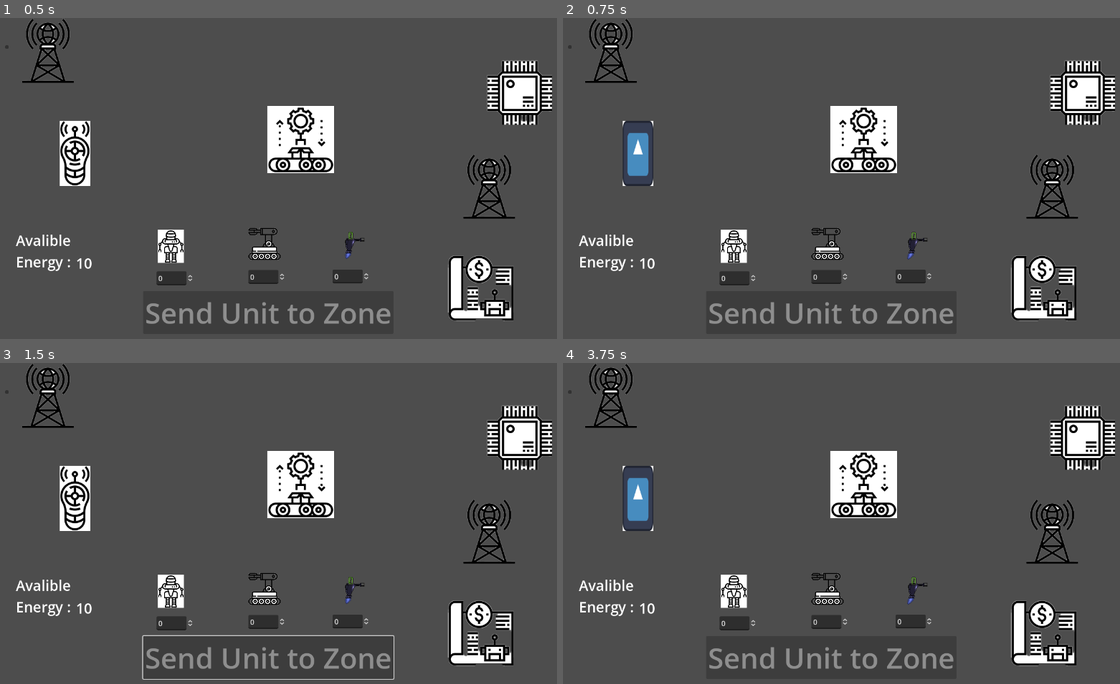
Above: before the commit, frames 1-4 (two rows, left to right).
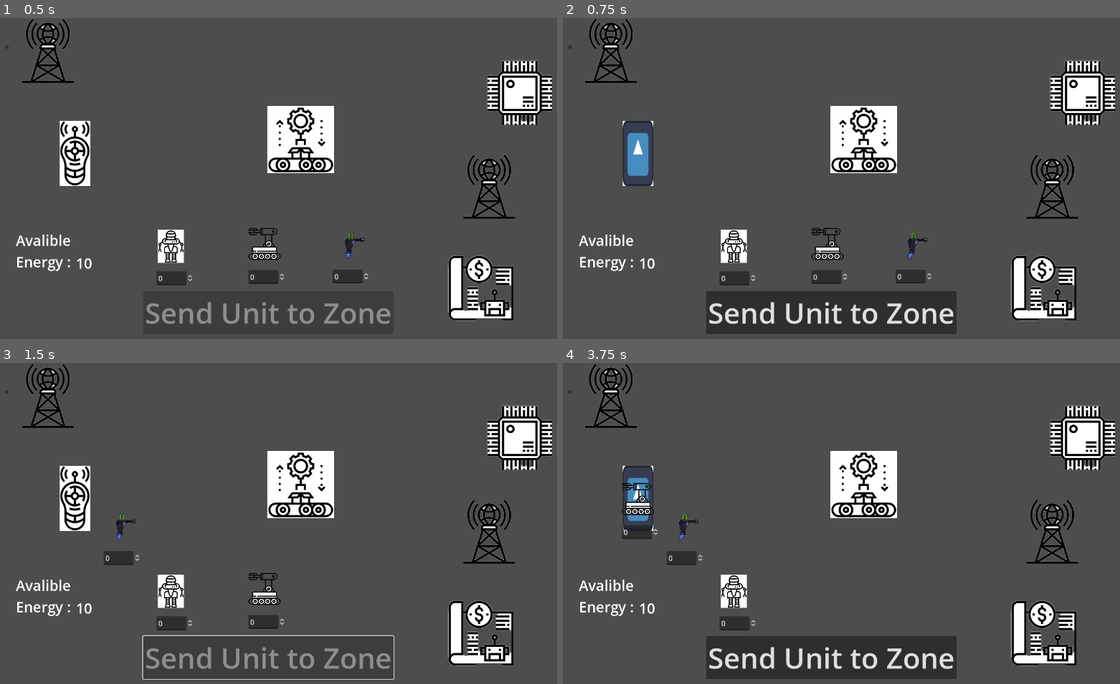
Above: after the commit, the same moments.

Repository: azzilian/CyberFrontLines
Game: Godot game, scene res://Scenes/HUD/fields/BattleZone.tscn
Same seed, same stepped clock (60 frames per second), same inputs: the game is played once before the commit and once after it. This scene is started directly instead of the project's main scene. The engine's default icon, where the game draws it, is replaced by a stand-in: a white triangle on a blue panel in a dark square.
Inputs (mouse positions are in pixels of both pictures, inside the frame that each line leads up to):
- Up to frame 1 (0.5 s): no input
- Up to frame 2 (0.75 s): click (635, 152) at 0.52 s
- Up to frame 3 (1.5 s): click (267, 658) at 1.25 s, where only the run after the commit has a clickable "Send Unit to Zone"
- Up to frame 4 (3.75 s): click (635, 497) at 2.02 s; click (830, 658) at 2.75 s, where only the run after the commit has a clickable "Send Unit to Zone"; click (635, 497) at 3.52 s

Frame 1 is identical in both runs. In frame 2, 1.0% of the frame differs, in the area x 26-71%, y 88-96%; in frame 3, 0.6%; in frame 4, 2.6%, in the area x 10-71%, y 37-96%.

Commit message:
Fixed movement
Now they move!!!

Diff:
--- a/Scenes/HUD/fields/AssemblyZone.tscn
+++ b/Scenes/HUD/fields/AssemblyZone.tscn
@@ -10,3 +10,5 @@
 offset_right = 40.0
 offset_bottom = 40.0
 texture_normal = ExtResource("1_augun")
+
+[connection signal="pressed" from="TextureButton" to="." method="_on_texture_button_pressed"]
--- a/Scenes/HUD/fields/MicroControlerZone.tscn
+++ b/Scenes/HUD/fields/MicroControlerZone.tscn
@@ -10,3 +10,5 @@
 offset_right = 40.0
 offset_bottom = 40.0
 texture_normal = ExtResource("1_qsnes")
+
+[connection signal="pressed" from="TextureButton" to="." method="_on_texture_button_pressed"]
--- a/Scenes/HUD/fields/RadioZone.tscn
+++ b/Scenes/HUD/fields/RadioZone.tscn
@@ -22,4 +22,5 @@
 texture_normal = ExtResource("1_xvq4y")
 texture_focused = ExtResource("3_8ktdc")
 
+[connection signal="pressed" from="TextureButton" to="." method="_on_texture_button_pressed"]
 [connection signal="toggled" from="TextureButton" to="." method="_on_texture_button_toggled"]
--- a/Scenes/HUD/fields/battle_zone.gd
+++ b/Scenes/HUD/fields/battle_zone.gd
@@ -54,7 +54,10 @@
 		var unit = units[current_unit]
 		unit.position = selected_zone.position
 #	DisableZone for other units
-	selected_zone.disabled = true
+	#selected_zone.disabled = true - crash because of Node2D
+	for child in selected_zone.get_children():
+		if child is CollisionShape2D:
+			child.disabled = true
 	selected_zone = null
 
 #	$DispatchButton disable
--- a/Scenes/scripts/ZoneScript.gd
+++ b/Scenes/scripts/ZoneScript.gd
@@ -13,3 +13,8 @@
 #		Emit signal
 		print("Zone selected: ", self.name)
 		emit_signal("zone_selected", self)
+
+
+func _on_texture_button_pressed():
+	print("Zone selected: ", self.name)
+	emit_signal("zone_selected", self)   # Replace with function body.
